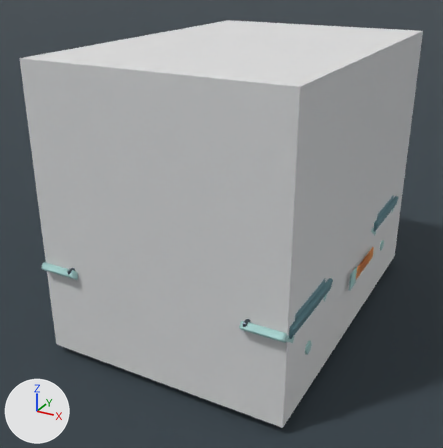
The Blender file content/source-art/sentinel-relay.blend, before and after one commit.
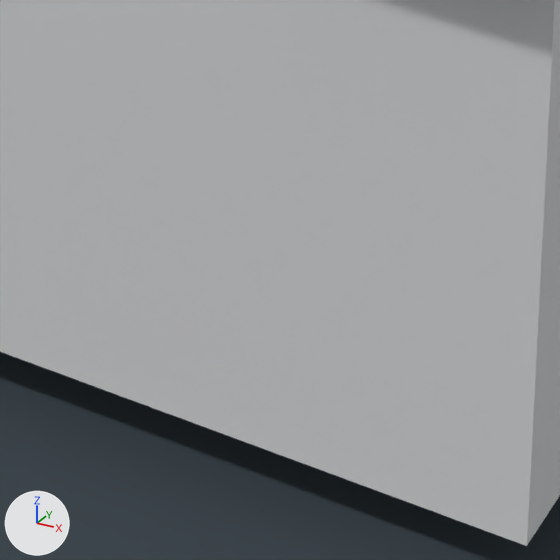
The first picture shows the older version from a 50 mm lens placed at (2.47, -4.89, 3.33), pointed at (-0.16, -0.12, 0.95). The close-ups show the older and then the newer version on the part from 46% to 65% of the width and 77% to 96% of the height of that picture. Only the edits that show in the close-ups are written down. Every picture has the same lights, and +X, +Y and +Z are marked at lower left.

The first close-up shows 'PreviewFloor', 'SentinelRelay_COLLIDER_Hull'.
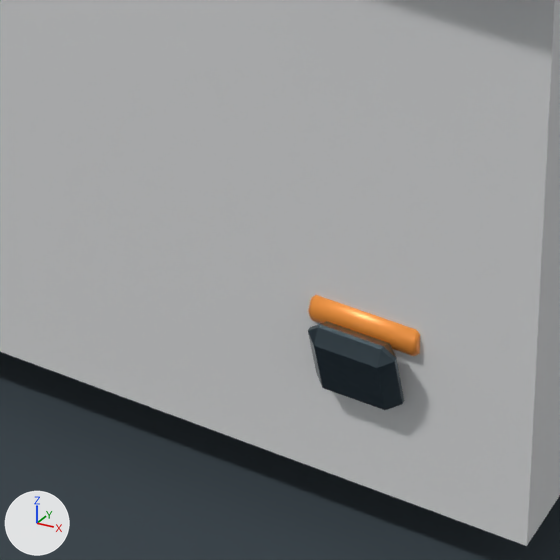
The edits, one by one:
Mesh me_cube_067_1 is new.
It has 24 vertices, 26 faces and spans x -0.0552..0.0552, y -0.0296..0.0296, z -0.055..0.055.
It uses material mat_sentinelrelay_gunmetal.
Mesh me_cylinder_051_1 is new.
It has 48 vertices, 50 faces and spans x -0.069..0.069, y -0.0197..0.0197, z -0.0197..0.0197.
It uses material mat_sentinelrelay_warning (orange #f9993f).
Object 'SentinelRelayArmor_RearShackle_ShackleLoop_2' (ob_sentinelrelayarmor_rearshackle_shackleloop_2) is new; it shows me_cube_067_1.
Its location is (0.912, -1.51, 0.258).
Object 'SentinelRelayArmor_RearShackle_ShacklePin_2' (ob_sentinelrelayarmor_rearshackle_shacklepin_2) is new; it shows me_cylinder_051_1.
Its location is (0.912, -1.48, 0.3).

Pixel boxes (x1, y1, x2, y2) of what changed, in the close-ups (560 x 560 px):
'SentinelRelayArmor_RearShackle_ShackleLoop_2', added
    after: (308, 321, 404, 410)
'SentinelRelayArmor_RearShackle_ShacklePin_2', added (orange)
    after: (308, 295, 420, 356)
